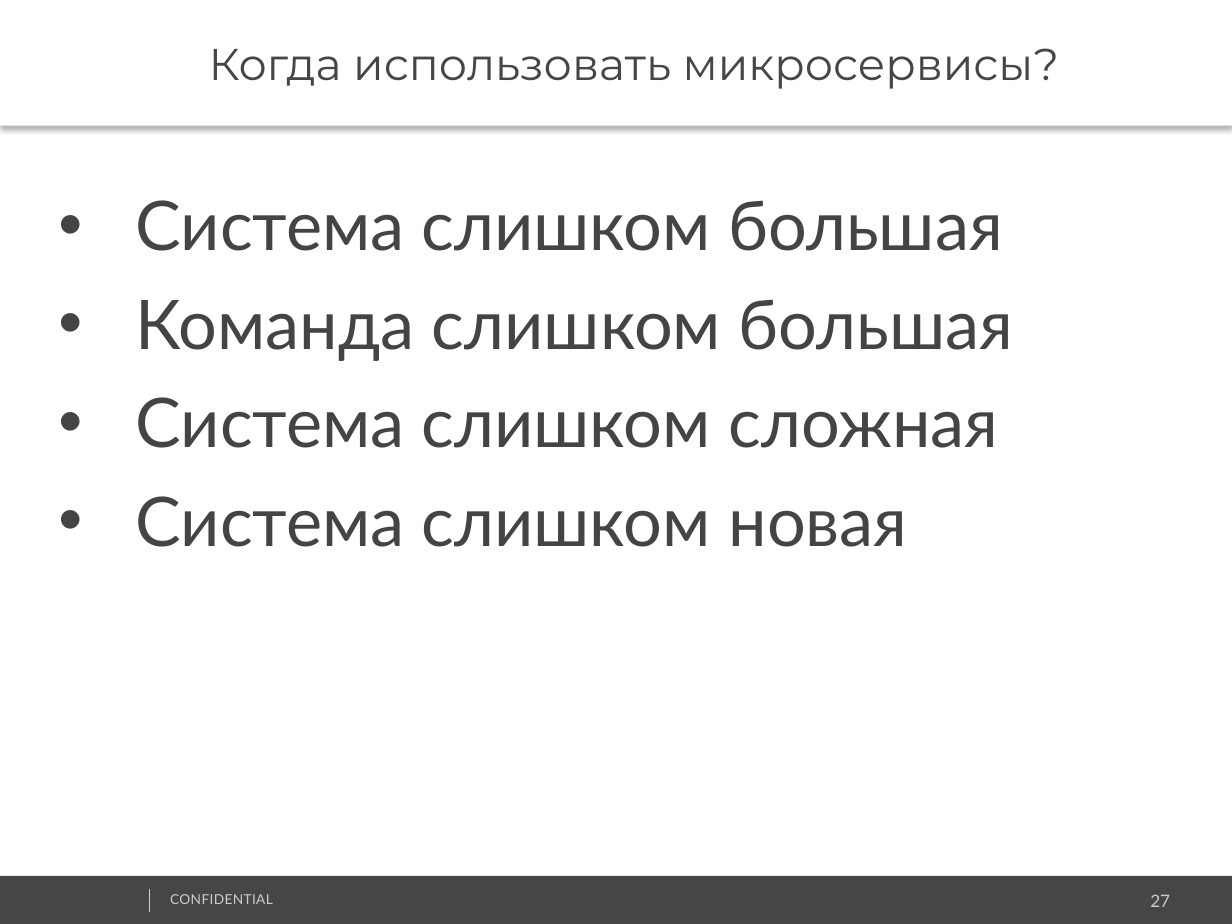
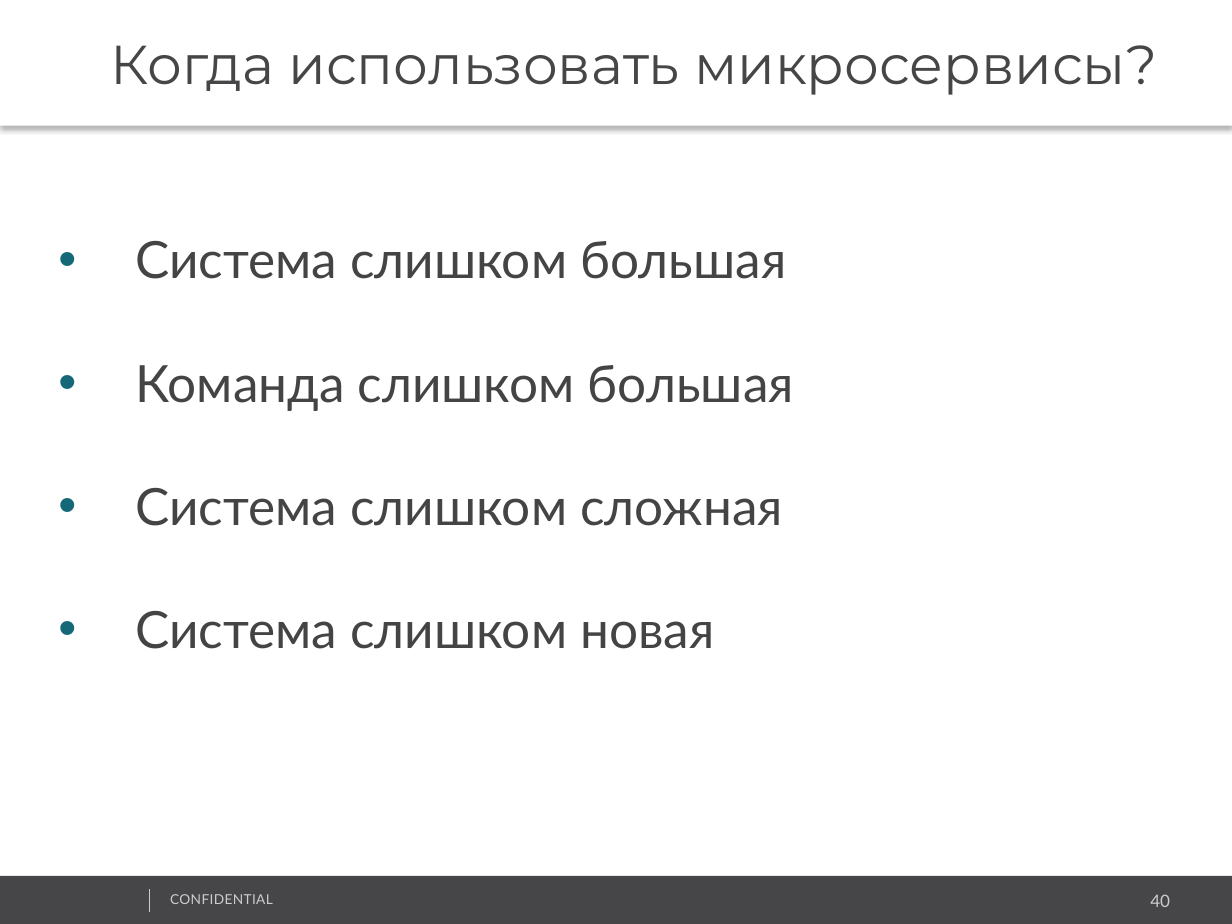
Before and after one commit to vitali-kviatkouski/personal, a slide deck: slide 40 of Microservices_Template.pptx (slide 27 before the commit). Drawn at 1232x924 pixels with LibreOffice and Linux fonts; fonts in the diff are those of the drawing; background and template pictures are left out. Boxes give left, top, right and bottom in pixels: in the first picture for what was removed or moved away, otherwise in the second. Text is boxed around its words. In the diff, an @@ line names an element or a change of style, - is before the commit and + after.

```diff
--- a/Microservices_Template.pptx
+++ b/Microservices_Template.pptx
@@ text "Когда использовать микросервисы?" at [0,0,1232,126]: size 26 to 32 pt; more space between paragraphs @@
@@ text "Система слишком большая" at [135,241,794,649]: size 40 to 30 pt; line spacing 1.2 to 2 @@
@@ page number at [1150,894,1170,907]: text changed @@
-27
+40
```
Also in this commit, not shown: 23 other slides changed, 15 slides added, 2 slides removed.
